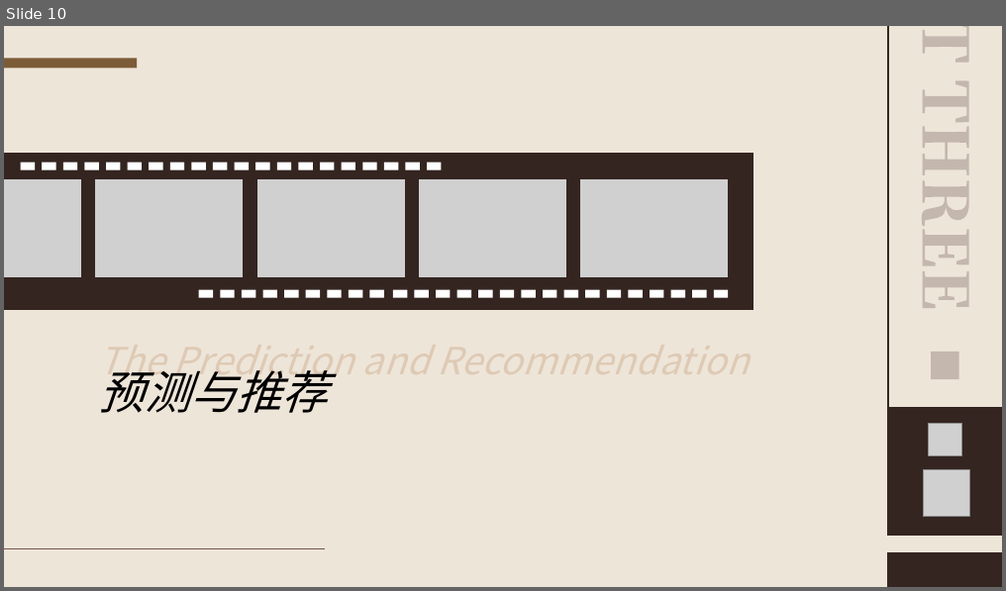
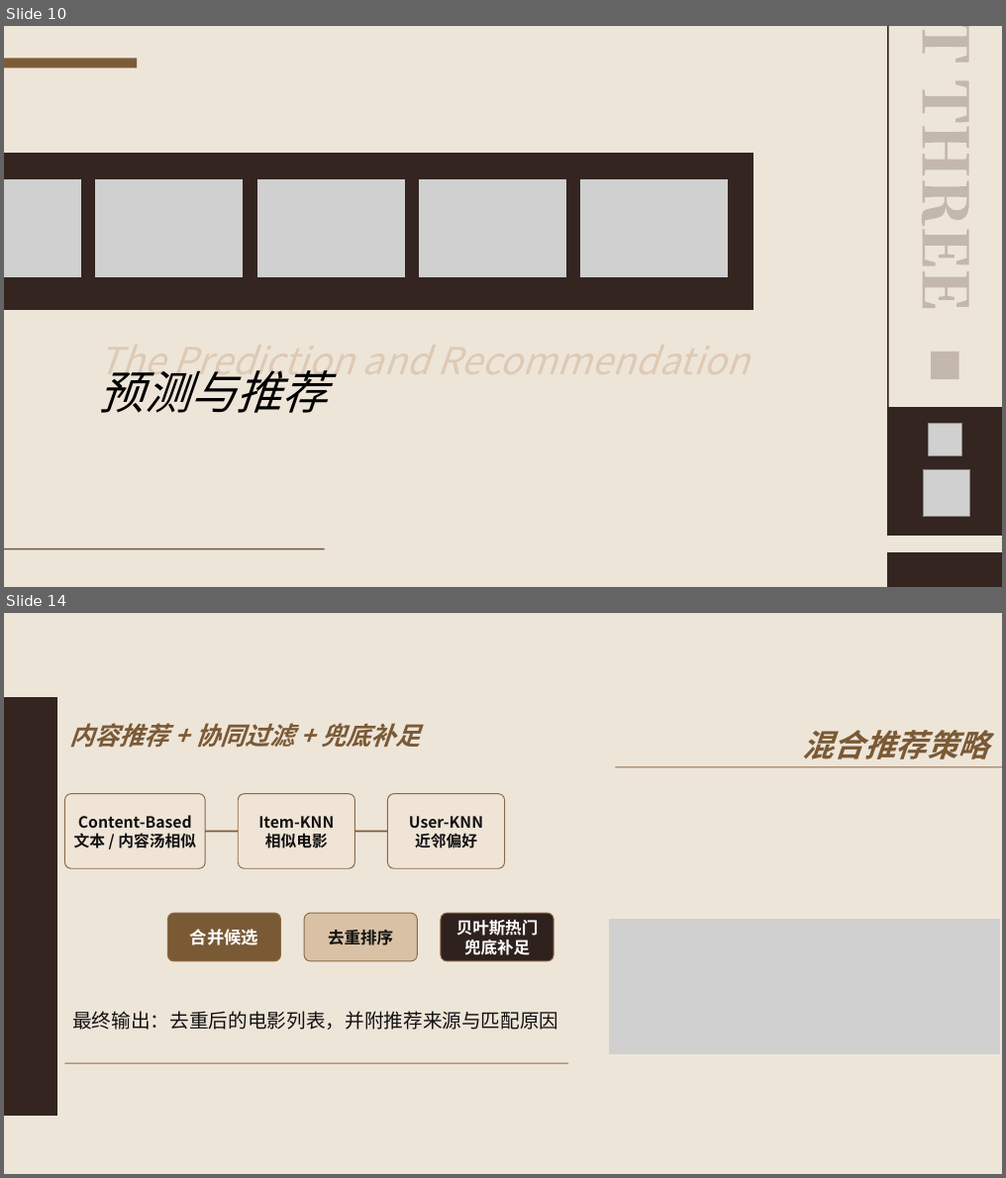
Before and after one commit to WingWR/CineScope, a slide deck: docs/CineScope.pptx. Shown one above the other, each under a label of ours: slide 10 before the commit, slides 10 and 14 after it; the slides between them are not shown. The pictures are 1006x591 and 1006x1178 pixels, drawn with LibreOffice and Linux fonts; fonts in the diff are those of the drawing; grey boxes stand for pictures. Boxes give left, top, right and bottom in pixels: in the first picture for what was removed or moved away, otherwise in the second. Text is boxed around its words. In the diff, an @@ line names an element or a change of style, - is before the commit and + after.

```diff
--- a/docs/CineScope.pptx
+++ b/docs/CineScope.pptx
@@ slide 14 added at bbox=[4, 613, 1002, 1174], background #EEE5D9 @@
@@ freeform shape added at bbox=[4, 697, 57, 1116], fill #342521 @@
@@ text added at bbox=[69, 723, 421, 748], 24 pt, text #7A5A35, bold, italic @@
+内容推荐 + 协同过滤 + 兜底补足
@@ text added at bbox=[802, 730, 989, 760], 30 pt, text #7A5A35, bold, italic @@
+混合推荐策略
@@ line added from (616, 767) to (1002, 767), #8B6A45 1.05 pt @@
@@ rounded rectangle added at bbox=[64, 794, 205, 869], fill #EFE4D6, outline #8B6A45 0.9 pt, 15 pt, text #111111, bold @@
+Content-Based
+文本 / 内容汤相似
@@ rounded rectangle added at bbox=[238, 794, 354, 869], fill #EFE4D6, outline #8B6A45 0.9 pt, 15 pt, text #111111, bold @@
+Item-KNN
+相似电影
@@ rounded rectangle added at bbox=[387, 794, 504, 869], fill #EFE4D6, outline #8B6A45 0.9 pt, 15 pt, text #111111, bold @@
+User-KNN
+近邻偏好
@@ line added from (205, 832) to (238, 832), #7A5A35 1.5 pt @@
@@ line added from (355, 832) to (387, 832), #7A5A35 1.5 pt @@
@@ rounded rectangle added at bbox=[168, 913, 281, 961], fill #7A5A35, outline #8B6A45 0.9 pt, 16.5 pt, text #FFFFFF, bold @@
+合并候选
@@ rounded rectangle added at bbox=[304, 913, 417, 961], fill #D9C1A5, outline #8B6A45 0.9 pt, 15.8 pt, text #111111, bold @@
+去重排序
@@ rounded rectangle added at bbox=[441, 913, 553, 961], fill #2F211D, outline #8B6A45 0.9 pt, 15.8 pt, text #FFFFFF, bold @@
+贝叶斯热门
+兜底补足
@@ picture added at bbox=[609, 919, 1000, 1056] @@
@@ text added at bbox=[72, 1011, 558, 1030], 18.8 pt, text #111111 @@
+最终输出：去重后的电影列表，并附推荐来源与匹配原因
@@ line added from (64, 1063) to (568, 1063), #8B6A45 1.05 pt @@
@@ slide 10 changed as well @@
@@ group removed at bbox=[21, 163, 442, 171]: 20 rectangles @@
@@ group removed at bbox=[199, 290, 728, 298]: 25 rectangles @@
```
Also in this commit, not shown: 10 other slides changed, 6 other slides added, 7 slides removed, 2 other files.
